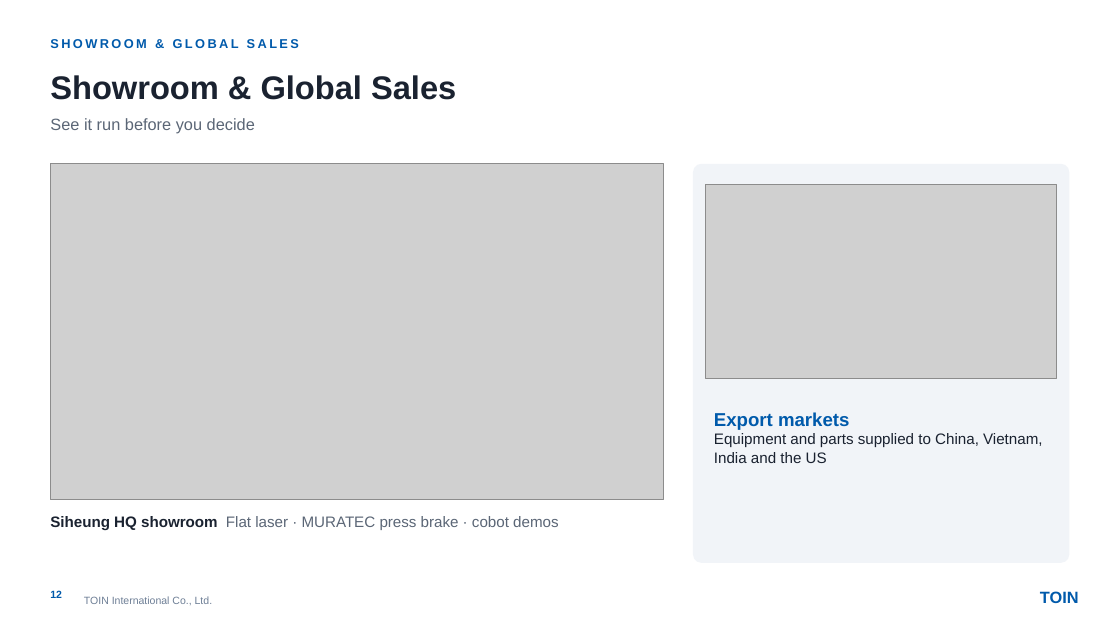
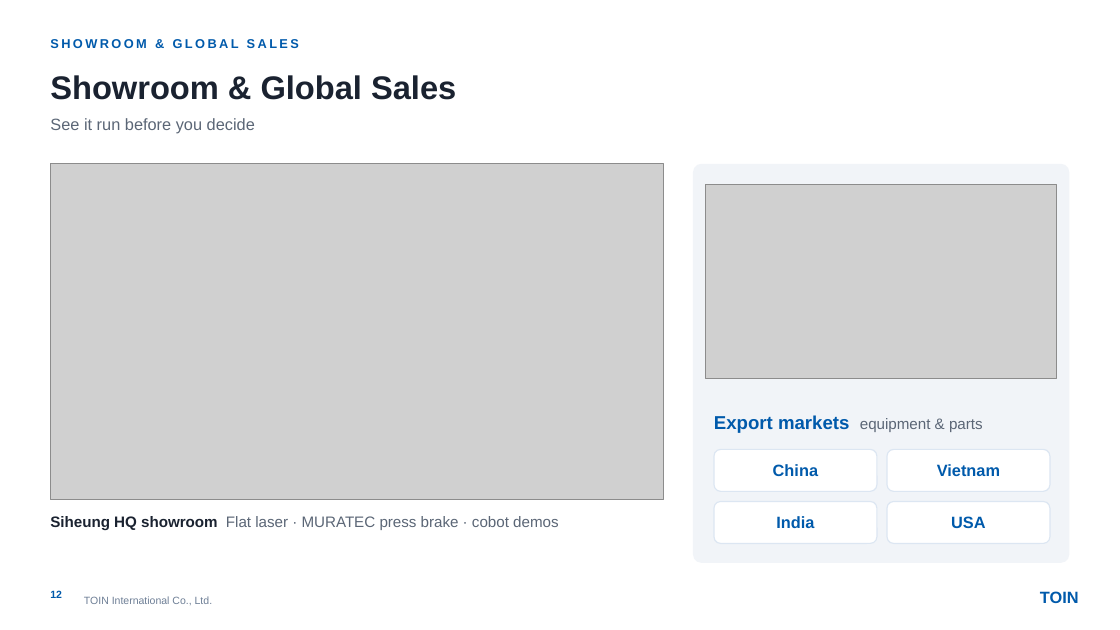
Before and after one commit to zeaus81/search, a slide deck: slide 12 of company_profile_2027/TOIN_Company_Profile_2027_EN.pptx. Drawn at 1120x630 pixels with LibreOffice and Linux fonts; fonts in the diff are those of the drawing; grey boxes stand for pictures; background and template pictures are left out. Boxes give left, top, right and bottom in pixels: in the first picture for what was removed or moved away, otherwise in the second. Text is boxed around its words. In the diff, an @@ line names an element or a change of style, - is before the commit and + after.

```diff
--- a/company_profile_2027/TOIN_Company_Profile_2027_EN.pptx
+++ b/company_profile_2027/TOIN_Company_Profile_2027_EN.pptx
@@ text at [714, 415, 983, 433]: text changed; text colour #1A2230 to #5B6676 @@
-Export markets
-Equipment and parts supplied to China, Vietnam, India and the US
+Export markets equipment & parts
@@ text "Export markets equipment & parts" at [714, 415, 983, 433]: vertical alignment top to middle @@
@@ rounded rectangle added at [714, 450, 877, 492], fill #FFFFFF, outline #DCE6F2 1 pt, 14 pt, text #005AAB, bold @@
+China
@@ rounded rectangle added at [887, 450, 1050, 492], fill #FFFFFF, outline #DCE6F2 1 pt, 14 pt, text #005AAB, bold @@
+Vietnam
@@ rounded rectangle added at [714, 502, 877, 544], fill #FFFFFF, outline #DCE6F2 1 pt, 14 pt, text #005AAB, bold @@
+India
@@ rounded rectangle added at [887, 502, 1050, 544], fill #FFFFFF, outline #DCE6F2 1 pt, 14 pt, text #005AAB, bold @@
+USA
```
Also in this commit, not shown: 2 other slides changed, 1 other file.
